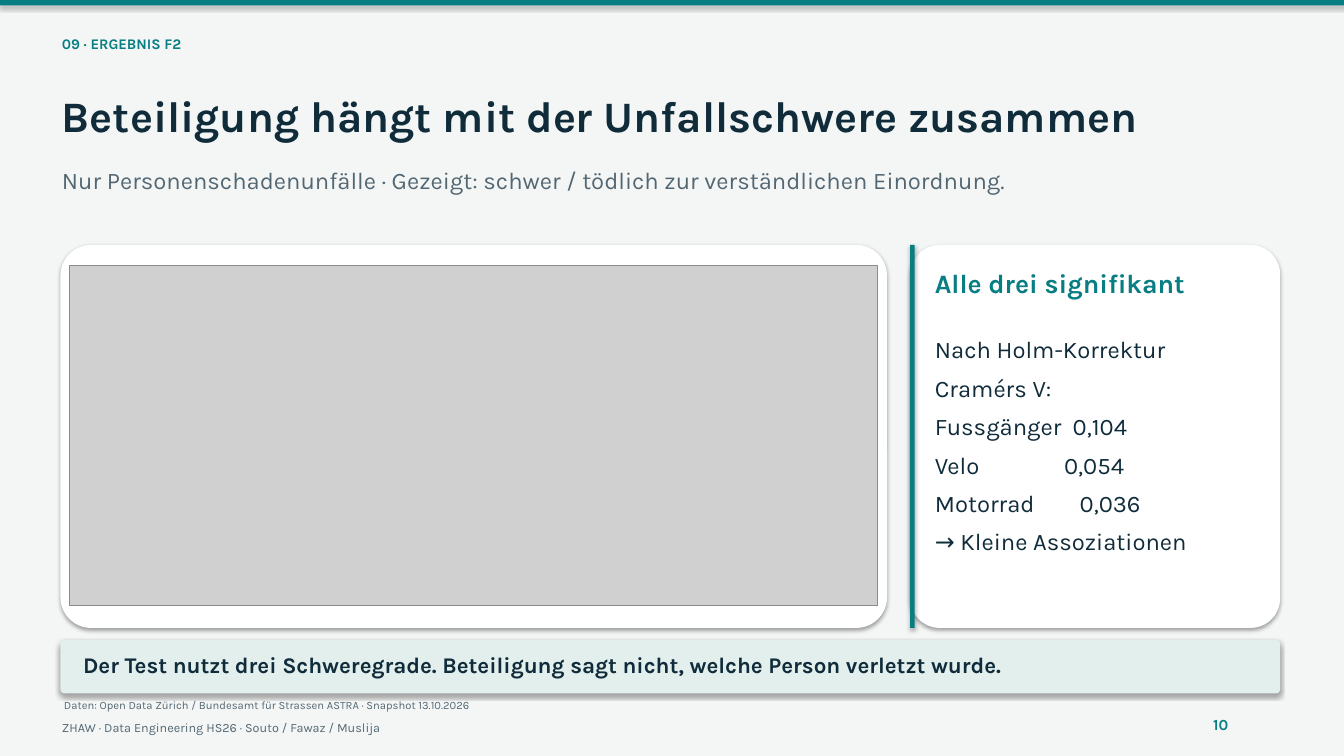
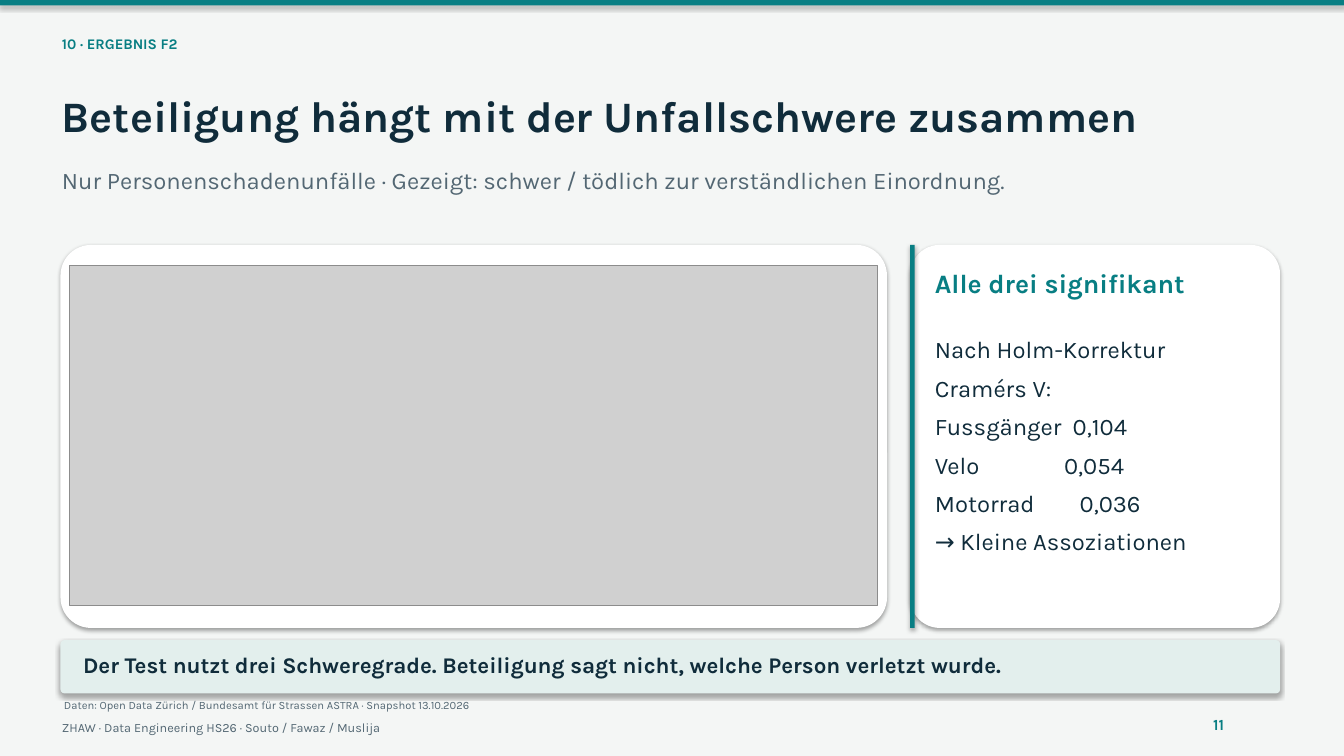
Before and after one commit to soutorub/de_projektarbeit_hs_2026_zhaw, a slide deck: slide 11 of presentations/teil1_verkehrsunfaelle_zuerich.pptx (slide 10 before the commit). Drawn at 1344x756 pixels with LibreOffice and Linux fonts; fonts in the diff are those of the drawing; grey boxes stand for pictures. Boxes give left, top, right and bottom in pixels: in the first picture for what was removed or moved away, otherwise in the second. Text is boxed around its words. In the diff, an @@ line names an element or a change of style, - is before the commit and + after.

```diff
--- a/presentations/teil1_verkehrsunfaelle_zuerich.pptx
+++ b/presentations/teil1_verkehrsunfaelle_zuerich.pptx
@@ text at (x1=62, y1=39, x2=178, y2=49): text changed @@
-09 · ERGEBNIS F2
+10 · ERGEBNIS F2
@@ text at (x1=1213, y1=720, x2=1224, y2=730): text changed @@
-10
+11
```
Also in this commit, not shown: 10 other slides changed, 1 slide added, 1 other file.
